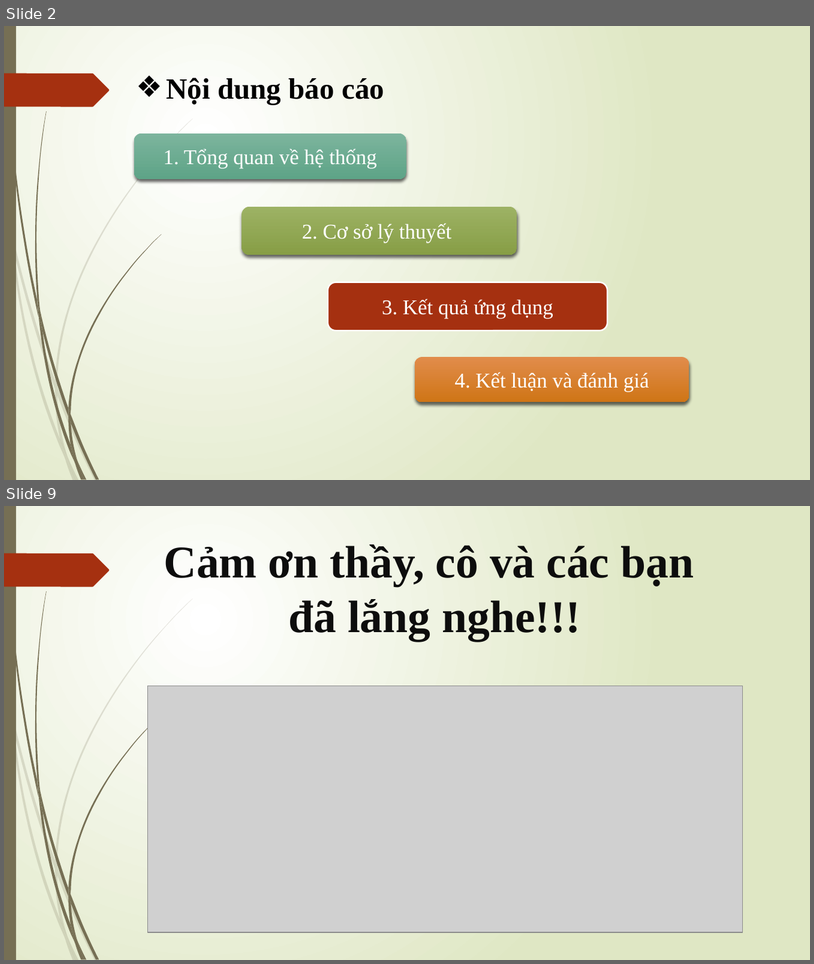
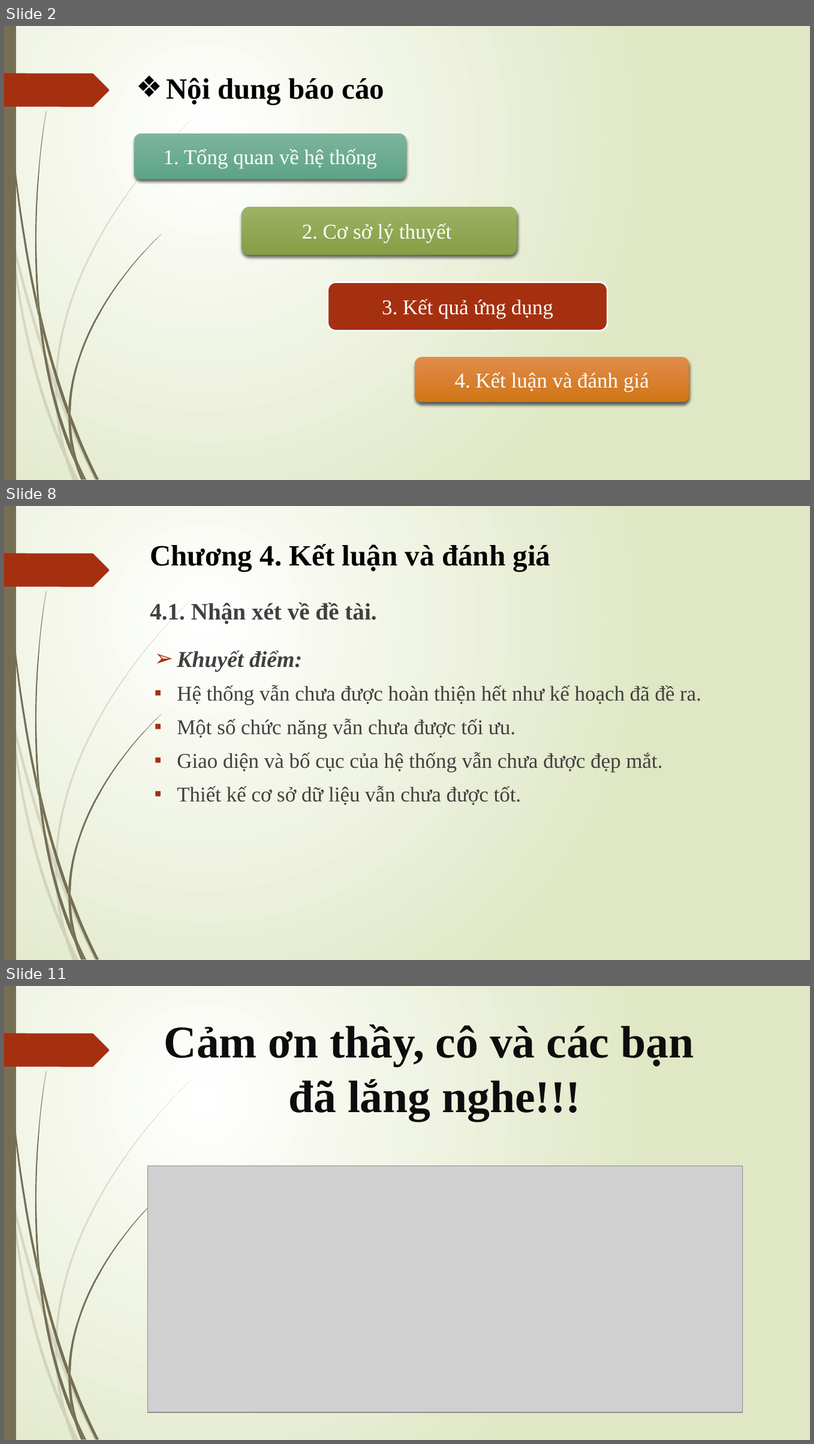
Before and after one commit to tienvothien/qlks_2019, a slide deck: BÁO CÁO KHÓA LUẬN TỐT NGHIỆP mới.pptx. Shown one above the other, each under a label of ours: slides 2 and 9 before the commit, slides 2, 8 and 11 after it; the slides between them are not shown. The pictures are 814x964 and 814x1444 pixels, drawn with LibreOffice and Linux fonts; fonts in the diff are those of the drawing; grey boxes stand for pictures. Boxes give left, top, right and bottom in pixels: in the first picture for what was removed or moved away, otherwise in the second. Text is boxed around its words. In the diff, an @@ line names an element or a change of style, - is before the commit and + after.

```diff
--- a/BÁO CÁO KHÓA LUẬN TỐT NGHIỆP mới.pptx
+++ b/BÁO CÁO KHÓA LUẬN TỐT NGHIỆP mới.pptx
@@ slide 8 added at (4, 506, 810, 960), background gradient #FFFFFF to #DFE8C4; not listed: 24 template elements that a slide beside it also shows @@
@@ title added at (150, 544, 551, 571), 35 pt, text #000000, bold @@
+Chương 4. Kết luận và đánh giá
@@ text added at (150, 602, 377, 624), 28 pt, text #404040, bold @@
+4.1. Nhận xét về đề tài.
@@ text added at (177, 650, 702, 805), 25 pt, text #404040 @@
+➢ Khuyết điểm:
+▪ Hệ thống vẫn chưa được hoàn thiện hết như kế hoạch đã đề ra.
+▪ Một số chức năng vẫn chưa được tối ưu.
+▪ Giao diện và bố cục của hệ thống vẫn chưa được đẹp mắt.
+▪ Thiết kế cơ sở dữ liệu vẫn chưa được tốt.
@@ what was slide 9 is now slide 11 @@
```
Also in this commit, not shown: 5 slides changed, 1 other slide added, 16 other files.
